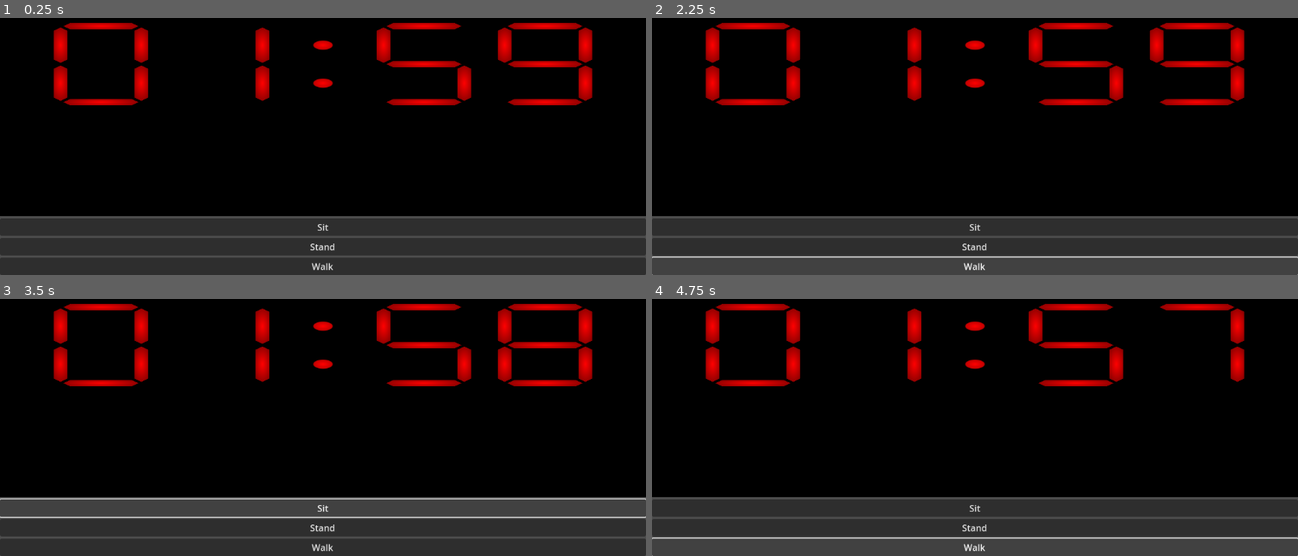
Above: before the commit, frames 1-4 (two rows, left to right).
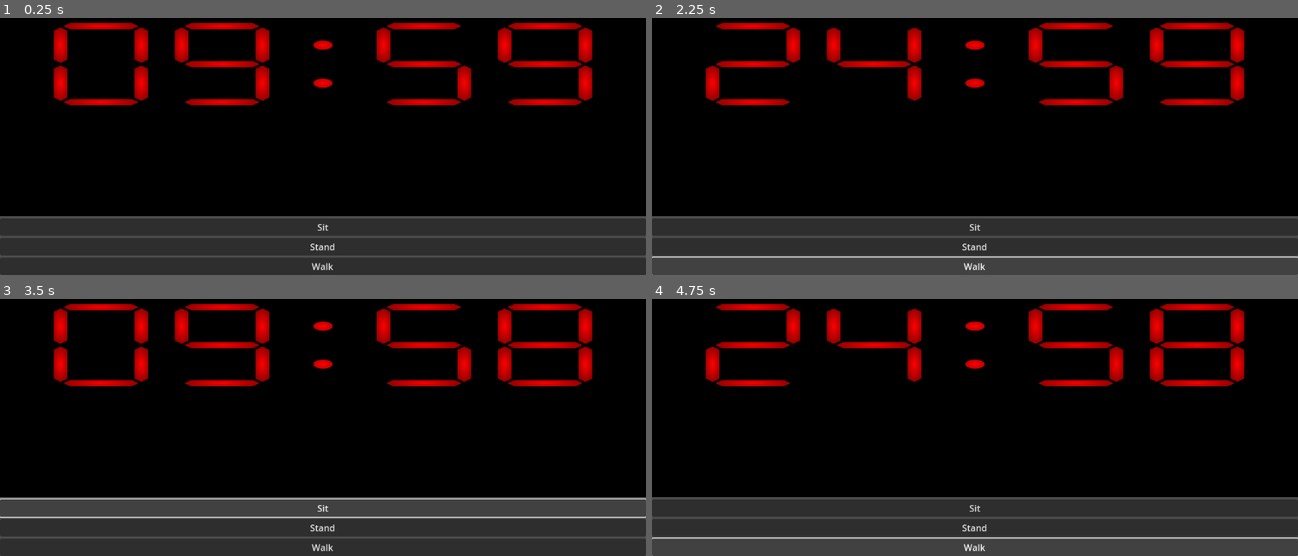
Above: after the commit, the same moments.

Repository: JENkt4k/SitStandWalkTimer
Game: Godot game, scene res://TimerControl.tscn
The game is run twice, just before and just after one commit, with the same random seed, the same clock (stepped at 60 frames per second) and the same inputs.
Inputs:
- Up to frame 1 (0.25 s): no input
- Up to frame 2 (2.25 s): click "Sit" at 0.5 s; click "Stand" at 1.25 s; click "Walk" at 2 s
- Up to frame 3 (3.5 s): click "Sit" at 2.75 s
- Up to frame 4 (4.75 s): click "Stand" at 3.5 s; click "Walk" at 4.25 s

The runs differ from the first frame. In frame 1, 1.1% of the frame differs, in the area x 27-41%, y 1-34%; in frame 2, 1.4%; in frame 3, 1.1%; in frame 4, 2.5%, in the area x 8-91%, y 3-34%.

Commit message:
working cascading timers, todo add sound

Diff:
--- a/TimerControl.tscn
+++ b/TimerControl.tscn
@@ -1,12 +1,7 @@
-[gd_scene load_steps=5 format=3 uid="uid://1rhh1bt2ubsh"]
+[gd_scene load_steps=4 format=3 uid="uid://1rhh1bt2ubsh"]
 
 [ext_resource type="Script" path="res://digital_clock_shader.gd" id="1_8oedc"]
 [ext_resource type="Shader" path="res://TimerControl11.gdshader" id="1_xb0ld"]
-
-[sub_resource type="ShaderMaterial" id="ShaderMaterial_u30dy"]
-shader = ExtResource("1_xb0ld")
-shader_parameter/minutes = null
-shader_parameter/seconds = null
 
 [sub_resource type="ShaderMaterial" id="ShaderMaterial_qs6xh"]
 shader = ExtResource("1_xb0ld")
@@ -21,7 +16,7 @@
 grow_horizontal = 2
 grow_vertical = 2
 
-[node name="VBoxContainer" type="VBoxContainer" parent="." node_paths=PackedStringArray("timer")]
+[node name="VBoxContainer" type="VBoxContainer" parent="." node_paths=PackedStringArray("sit_timer", "stand_timer", "walk_timer")]
 layout_mode = 1
 anchors_preset = 15
 anchor_right = 1.0
@@ -29,8 +24,9 @@
 grow_horizontal = 2
 grow_vertical = 2
 script = ExtResource("1_8oedc")
-shader_material = SubResource("ShaderMaterial_u30dy")
-timer = NodePath("../Timer")
+sit_timer = NodePath("../SitTimer")
+stand_timer = NodePath("../StandTimer")
+walk_timer = NodePath("../WalkTimer")
 
 [node name="ColorRect" type="ColorRect" parent="VBoxContainer"]
 material = SubResource("ShaderMaterial_qs6xh")
@@ -52,10 +48,19 @@
 text = "Walk
 "
 
-[node name="Timer" type="Timer" parent="."]
-wait_time = 120.0
+[node name="SitTimer" type="Timer" parent="."]
+wait_time = 600.0
 autostart = true
 
-[node name="Timer2" type="Timer" parent="."]
+[node name="StandTimer" type="Timer" parent="."]
+wait_time = 300.0
+
+[node name="WalkTimer" type="Timer" parent="."]
+wait_time = 1500.0
 
 [connection signal="pressed" from="VBoxContainer/Sit" to="VBoxContainer" method="_on_sit_pressed"]
+[connection signal="pressed" from="VBoxContainer/Stand" to="VBoxContainer" method="_on_stand_pressed"]
+[connection signal="pressed" from="VBoxContainer/Walk" to="VBoxContainer" method="_on_walk_pressed"]
+[connection signal="timeout" from="SitTimer" to="VBoxContainer" method="_on_sit_timer_timeout"]
+[connection signal="timeout" from="StandTimer" to="VBoxContainer" method="_on_stand_timer_timeout"]
+[connection signal="timeout" from="WalkTimer" to="VBoxContainer" method="_on_walk_timer_timeout"]
--- a/digital_clock_shader.gd
+++ b/digital_clock_shader.gd
@@ -1,30 +1,67 @@
 extends VBoxContainer
 # Reference to the shader material
-@export var shader_material : ShaderMaterial
-@export var timer : Timer
+@export_category("Timers")
+@export var sit_timer: Timer
+@export var stand_timer: Timer
+@export var walk_timer: Timer
 #var timer = $"../Timer"
 
-# Called when the node enters the scene tree for the first time.
+var current_timer
+
+## Called when the node enters the scene tree for the first time.
 func _ready() -> void:
-	timer.start()
-	pass # Replace with function body.
-
+	current_timer = sit_timer
+	#sit_timer.start()
 
 # Called every frame. 'delta' is the elapsed time since the previous frame.
 func _process(delta: float) -> void:
 	# Calculate minutes and seconds based on TIME
-	var total_seconds = int(timer.time_left)
+	var total_seconds = int(current_timer.time_left)
 	var minutes = (total_seconds / 60) % 60
 	var seconds = total_seconds % 60
 	# Pass the calculated minutes and seconds to the shader
 	$ColorRect.get_material().set_shader_parameter("minutes", minutes)
-	#shader_material.set_shader_parameter("minutes", minutes)
 	$ColorRect.get_material().set_shader_parameter("seconds", seconds)
-	#shader_material.set_shader_param("seconds", seconds)
 
+# Function to pause the current timer and switch to the specified timer
+func switch_to_timer(new_timer: Timer) -> void:
+	if current_timer != new_timer:
+		current_timer.set_paused(true)
+		if new_timer.paused:
+			new_timer.set_paused(false)
+		else:
+			new_timer.start()
+		current_timer = new_timer
+	else:
+		new_timer.set_paused(not new_timer.paused)
 
+# Called when the sit button is pressed
 func _on_sit_pressed() -> void:
-	if timer.paused:
-		timer.set_paused(false)
-	else:
-		timer.set_paused(true)
+	switch_to_timer(sit_timer)
+
+# Called when the stand button is pressed
+func _on_stand_pressed() -> void:
+	switch_to_timer(stand_timer)
+
+# Called when the walk button is pressed
+func _on_walk_pressed() -> void:
+	switch_to_timer(walk_timer)
+
+# Timer timeout handlers
+func _on_sit_timer_timeout() -> void:
+	current_timer.stop()
+	current_timer = stand_timer
+	stand_timer.start()
+	stand_timer.set_paused(false)
+
+func _on_stand_timer_timeout() -> void:
+	current_timer.stop()
+	current_timer = walk_timer
+	walk_timer.start()
+	walk_timer.set_paused(false)
+
+func _on_walk_timer_timeout() -> void:
+	current_timer.stop()
+	current_timer = sit_timer
+	sit_timer.start()
+	sit_timer.set_paused(false)
